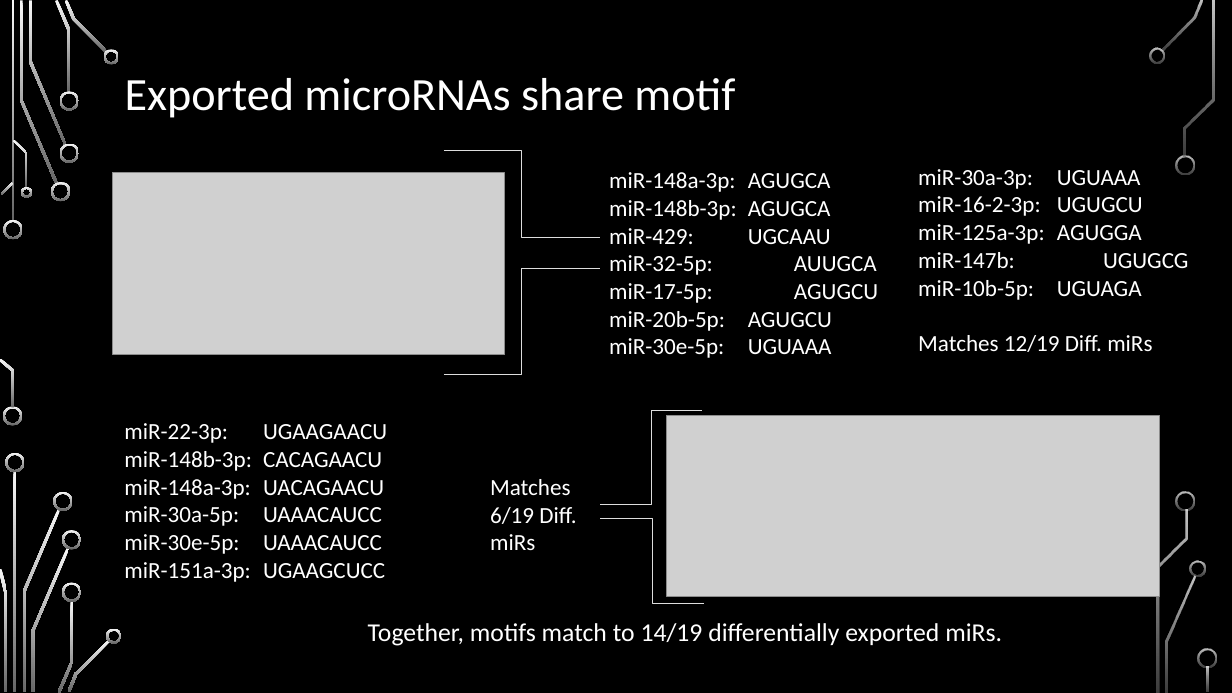
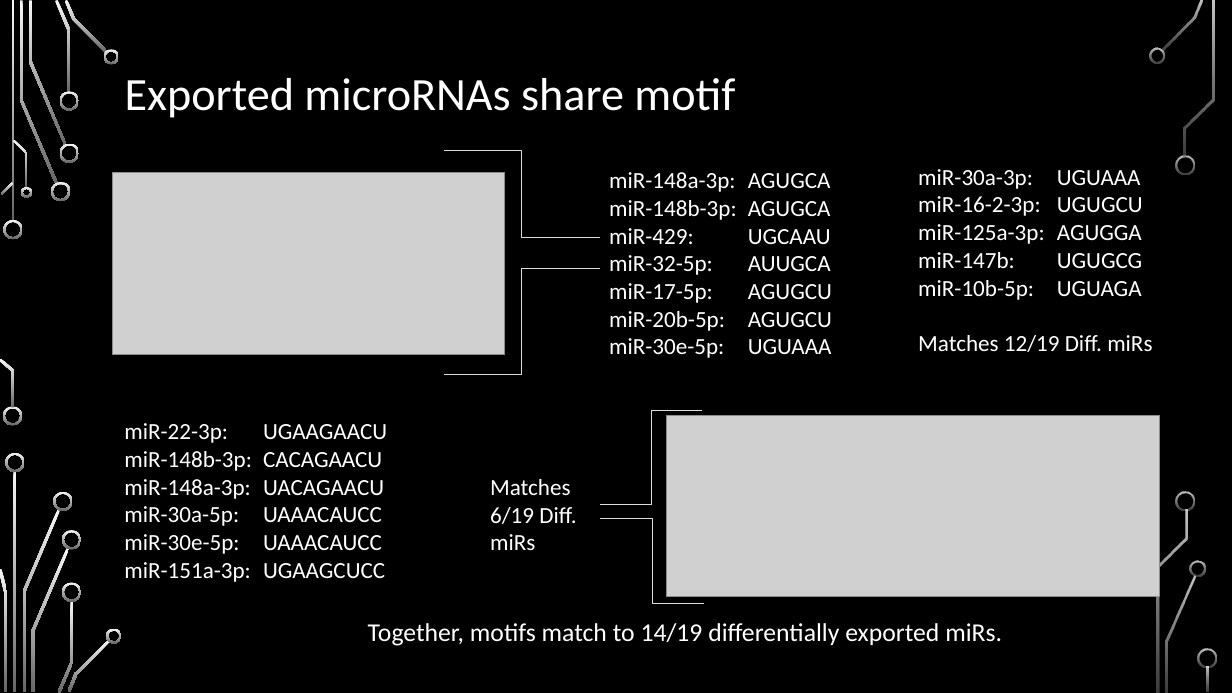
Before and after one commit to HarleyRobinson/Honours2, a slide deck: slide 8 of BackgroundInfo/MeetingSept.pptx. Drawn at 1232x693 pixels with LibreOffice and Linux fonts; fonts in the diff are those of the drawing; grey boxes stand for pictures; background and template pictures are left out. Boxes give left, top, right and bottom in pixels: in the first picture for what was removed or moved away, otherwise in the second. Text is boxed around its words. In the diff, an @@ line names an element or a change of style, - is before the commit and + after.

```diff
--- a/BackgroundInfo/MeetingSept.pptx
+++ b/BackgroundInfo/MeetingSept.pptx
@@ text "miR-148a-3p: AGUGCA" rewrapped from <box>609,172,878,358</box> to <box>609,172,832,358</box> @@
@@ text "miR-30a-3p: UGUAAA" rewrapped from <box>918,169,1188,352</box> to <box>918,169,1152,352</box> @@
```
Also in this commit, not shown: 5 other slides changed, 1 slide added, 1 slide removed, 1 other file.
